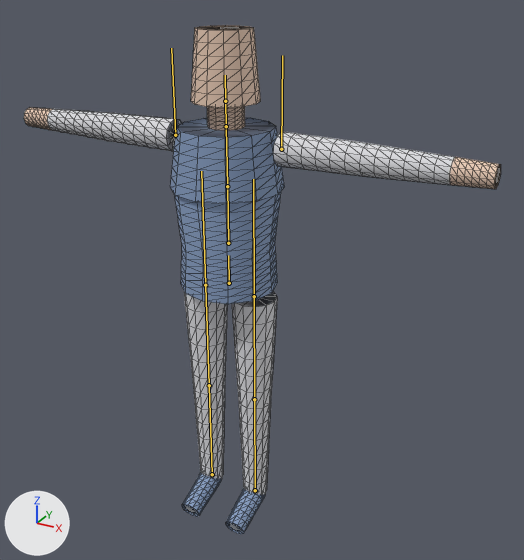
The glTF model tests/data/animation/Ward/Ward_Anim.glb: old version first, new version second.
One viewpoint serves both versions: a camera (50 mm lens) standing at (1.225, -1.991, 1.985) and looking at (0.087, 0.078, 0.951). Arrows for +X, +Y and +Z are at lower left; the lights stay in place. The older version comes first. The bones that change, and the others that lie on the model, are drawn over the model as lines. Mesh edges are drawn as thin lines.

The first picture shows 'Ward.001'.
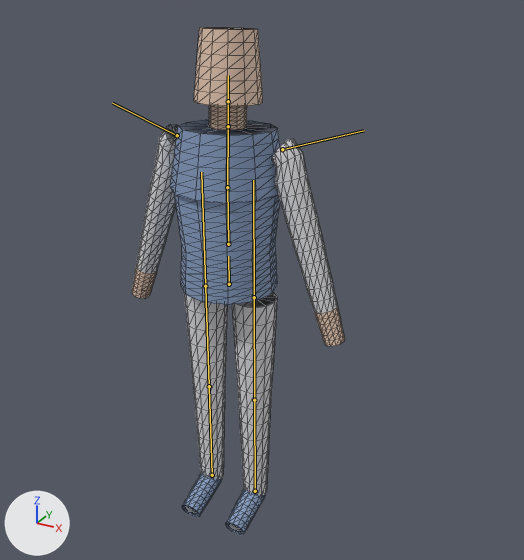
The newer file adds an action. The first version stands in its rest pose; the second is drawn at frame 24 of the action 'Idle'.

The edits, one by one:
Bone 'DEF-chest' (bone_def_chest) turns from (0, 0, 0) to (-3, 0, 0) degrees about its own x, y and z.
Bone 'DEF-upper_arm.L' (bone_def_upper_arm_l) turns from (0, 0, 0) to (1, 3, -72) degrees about its own x, y and z.
Bone 'DEF-upper_arm.R' (bone_def_upper_arm_r) turns from (0, 0, 0) to (1, -3, 72) degrees about its own x, y and z.

Changed parts and their boxes [x1, y1, x2, y2] in the pictures (524 x 560 px):
'Ward.001', posed (55% narrower): before [24, 25, 501, 534]; after [132, 27, 345, 535]
bone 'DEF-chest', root to tip: before (227, 186) to (226, 126); after (227, 187) to (228, 126)
bone 'DEF-upper_arm.L', root to tip: before (281, 149) to (282, 55); after (282, 149) to (364, 130)
bone 'DEF-upper_arm.R', root to tip: before (175, 135) to (171, 48); after (177, 135) to (112, 103)
